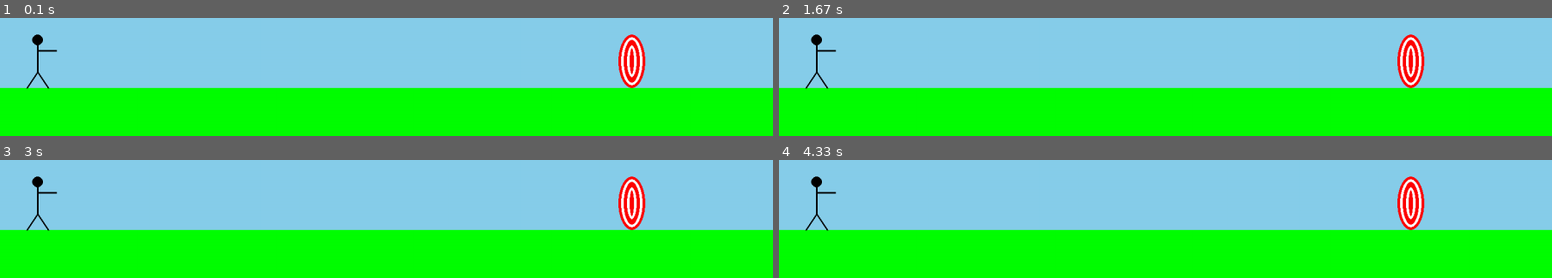
Above: before the commit, frames 1-4 (two rows, left to right).
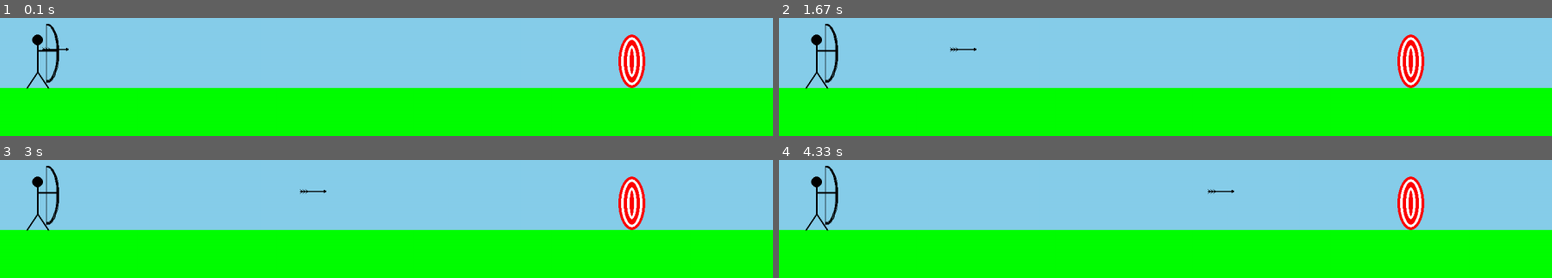
Above: after the commit, the same moments.

Repository: dghohens/PlayingWithPygame
Game: pygame game, started from Archery.py
Two runs of this game, one before a commit and one after it. Both use one fixed random seed, a clock stepped at 60 frames per second and the inputs below.
Inputs:
- Up to frame 1 (0.1 s): no input
- Up to frame 2 (1.67 s): tap Space at 0.33 s
- Up to frame 3 (3 s): no input
- Up to frame 4 (4.33 s): no input

The runs differ from the first frame. In frame 1, 0.4% of the frame differs, in the area x 5-9%, y 4-56%; in frame 2, 0.4%, in the area x 5-26%, y 4-56%; in frame 3, 0.4%; in frame 4, 0.4%.

Commit message:
Day 52 of 100 days of code, working on a basic archery game.

Diff:
--- a/Archery.py
+++ b/Archery.py
@@ -2,6 +2,7 @@
 """
 
 import pygame, sys, math
+from pygame.locals import *
 
 pygame.init()
 
@@ -22,11 +23,37 @@
 screen = pygame.display.set_mode((screen_xsize, screen_ysize))
 pygame.display.set_caption('Archery')
 
+
+class Arrow(pygame.sprite.Sprite):
+    def __init__(self):
+        pygame.sprite.Sprite.__init__(self)
+        self.image = pygame.Surface((50, 10))
+        self.image.set_colorkey(red)
+        self.image.fill(red)
+        self.rect = self.image.get_rect()
+        pygame.draw.lines(self.image, black, False, [(1, 4), (49, 4), (49, 4), (45, 2), (49, 4), (45, 6)], 2)
+        pygame.draw.lines(self.image, black, False, [(15, 4), (11, 1), (15, 5), (11, 8)])
+        pygame.draw.lines(self.image, black, False, [(10, 4), (6, 1), (10, 5), (6, 8)])
+        pygame.draw.lines(self.image, black, False, [(5, 4), (1, 1), (5, 5), (1, 8)])
+
+
+all_sprites = pygame.sprite.Group()
+arrow = Arrow()
+all_sprites.add(arrow)
+
+arrow.rect.x = 78
+arrow.rect.y = 733
+
+arrow_shoot = False
+
 while True:
     clock.tick(30)
     for event in pygame.event.get():
         if event.type == pygame.QUIT:
             sys.exit()
+        if event.type == KEYDOWN:
+            if event.key == K_SPACE:
+                arrow_shoot = True
 
     screen.fill(skyblue)
     # Draw grass
@@ -42,5 +69,15 @@
                        (70, screen_ysize - 160), (105, screen_ysize - 160)]
                       , 3)
     pygame.draw.circle(screen, black, (70, screen_ysize - 180), 10)
-    #pygame.draw.arc(screen, black, )
+    # Draw bow
+    pygame.draw.arc(screen, black, (66, screen_ysize - 210, 45, 110), -1.6, 1.6, 3)
+    pygame.draw.line(screen, black, (86, screen_ysize - 210), (86, screen_ysize - 100))
+
+    # Shoot arrow
+    if arrow.rect.right < 1180 and arrow_shoot:
+        arrow.rect.x += 6
+
+    all_sprites.update()
+    all_sprites.draw(screen)
+
     pygame.display.flip()
